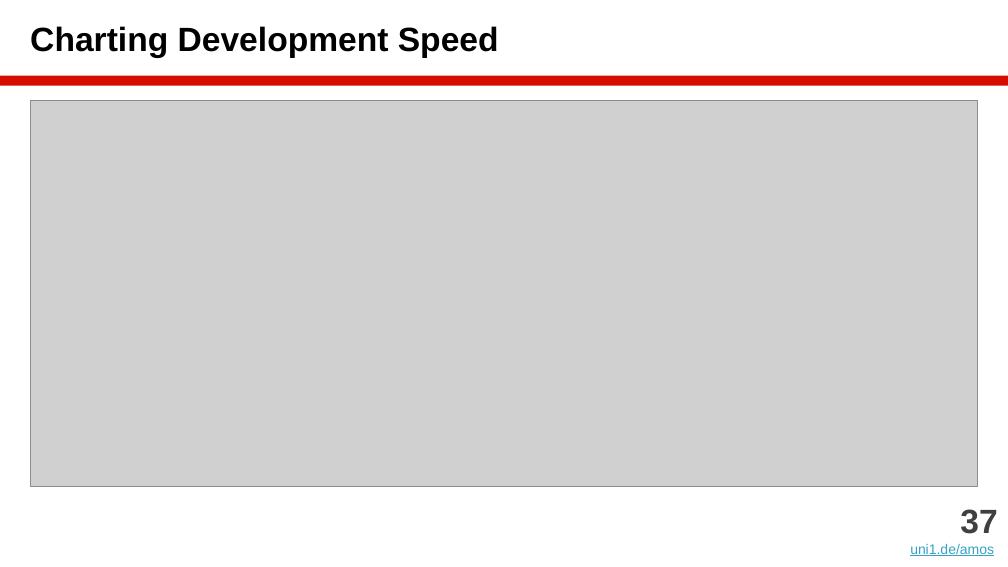
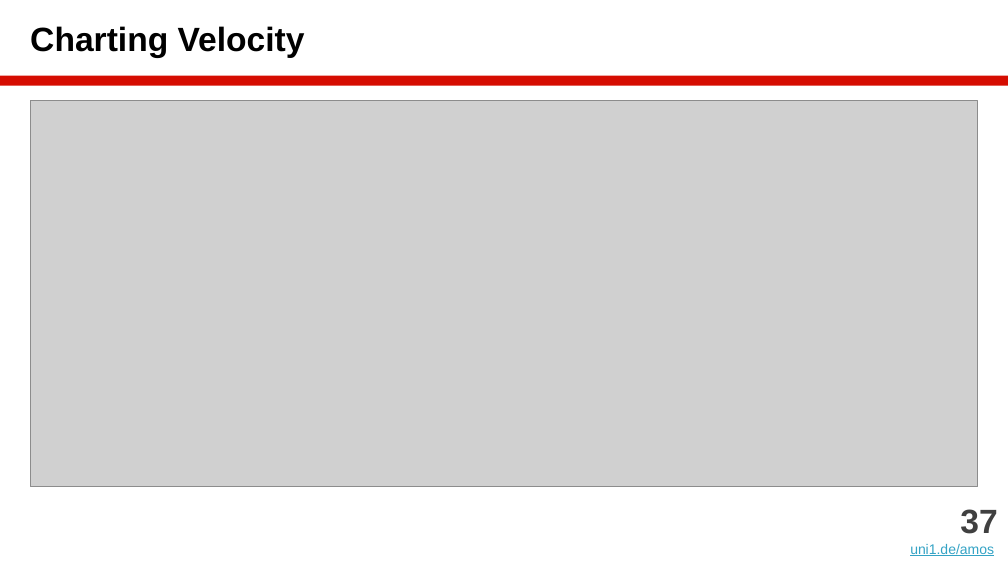
Before and after one commit to dirkriehle/amos-course, a slide deck: slide 37 of Lecture slides/AMOS B04 - Agile Planning.pptx. Drawn at 1008x567 pixels with LibreOffice and Linux fonts; fonts in the diff are those of the drawing; grey boxes stand for pictures. Boxes give left, top, right and bottom in pixels: in the first picture for what was removed or moved away, otherwise in the second. Text is boxed around its words. In the diff, an @@ line names an element or a change of style, - is before the commit and + after.

```diff
--- a/Lecture slides/AMOS B04 - Agile Planning.pptx
+++ b/Lecture slides/AMOS B04 - Agile Planning.pptx
@@ title at [30,26,305,58]: text changed @@
-Charting Development Speed
+Charting Velocity
```
Also in this commit, not shown: 2 other slides changed, 11 other files.
